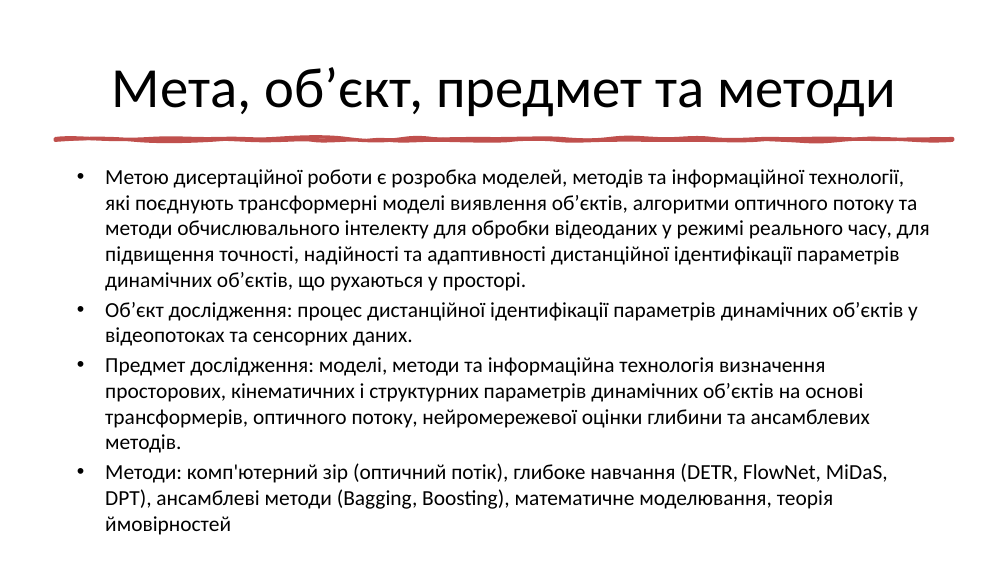
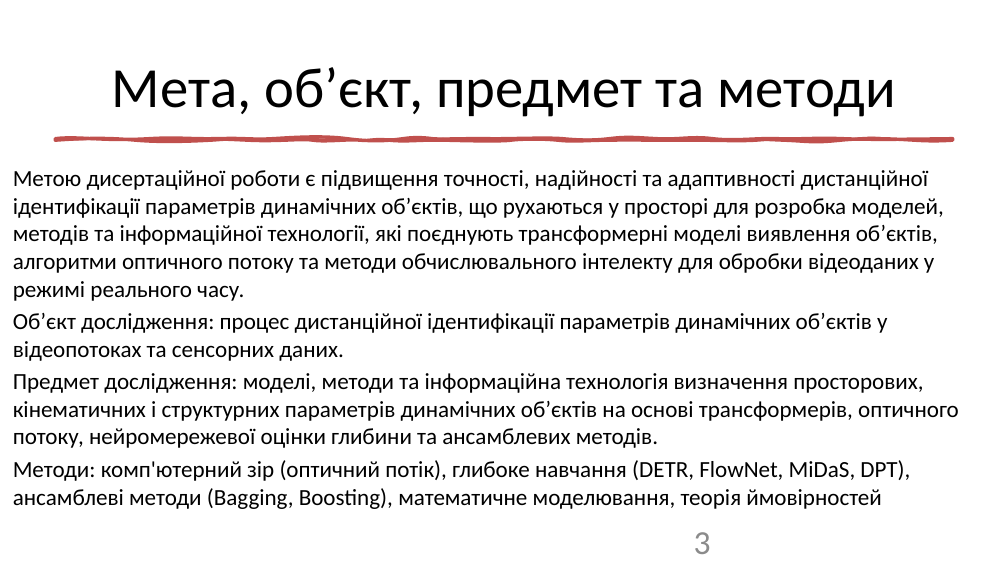
Before and after one commit to ly0wenka/dis_f, a slide deck: slide 3 of dissertation_Kondratov_slides.pptx. Drawn at 1008x567 pixels with LibreOffice and Linux fonts; fonts in the diff are those of the drawing. Boxes give left, top, right and bottom in pixels: in the first picture for what was removed or moved away, otherwise in the second. Text is boxed around its words. In the diff, an @@ line names an element or a change of style, - is before the commit and + after.

```diff
--- a/dissertation_Kondratov_slides.pptx
+++ b/dissertation_Kondratov_slides.pptx
@@ text "Метою дисертаційної роботи є підвищення ...": place and size @@
-text "Метою дисертаційної роботи є підвищення ..." at <box>105,169,930,509</box>
+text "Метою дисертаційної роботи є підвищення ..." at <box>13,170,959,509</box>
@@ text at <box>13,170,943,301</box>: text changed; size 20.4 to 22 pt @@
-• Метою дисертаційної роботи є розробка моделей, методів та інформаційної технології, які поєднують трансформерні моделі виявлення об’єктів, алгоритми оптичного потоку та методи обчислювального інтелекту для обробки відеоданих у режимі реального часу, для підвищення точності, надійності та адаптивності дистанційної ідентифікації параметрів динамічних об’єктів, що рухаються у просторі.
+• Метою дисертаційної роботи є підвищення точності, надійності та адаптивності дистанційної ідентифікації параметрів динамічних об’єктів, що рухаються у просторі для розробка моделей, методів та інформаційної технології, які поєднують трансформерні моделі виявлення об’єктів, алгоритми оптичного потоку та методи обчислювального інтелекту для обробки відеоданих у режимі реального часу.
@@ text at <box>13,313,959,509</box>: size 20.4 to 22 pt in "Об’єкт дослідження: процес дистанційної ідентифікації параме ...", "Предмет дослідження: моделі, методи та інформаційна технолог ...", "Методи: комп'ютерний зір (оптичний потік), глибоке навчання ..." @@
@@ page number added at <box>694,532,711,554</box>, 32 pt, text #8C8C8C @@
+3
```
Also in this commit, not shown: 41 other slides changed.
